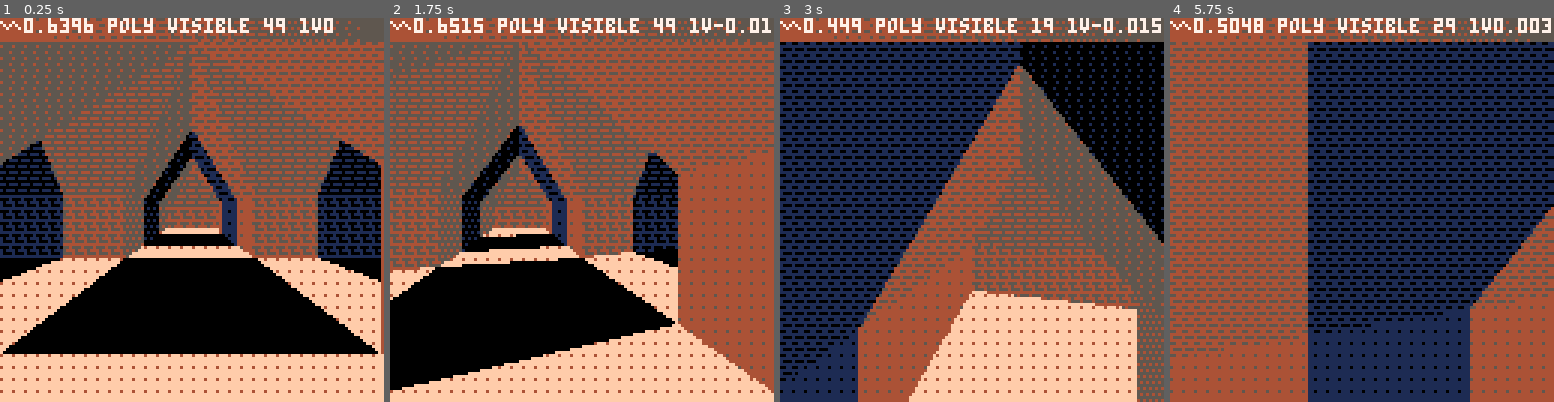
Above: before the commit, frames 1-4 (left to right).
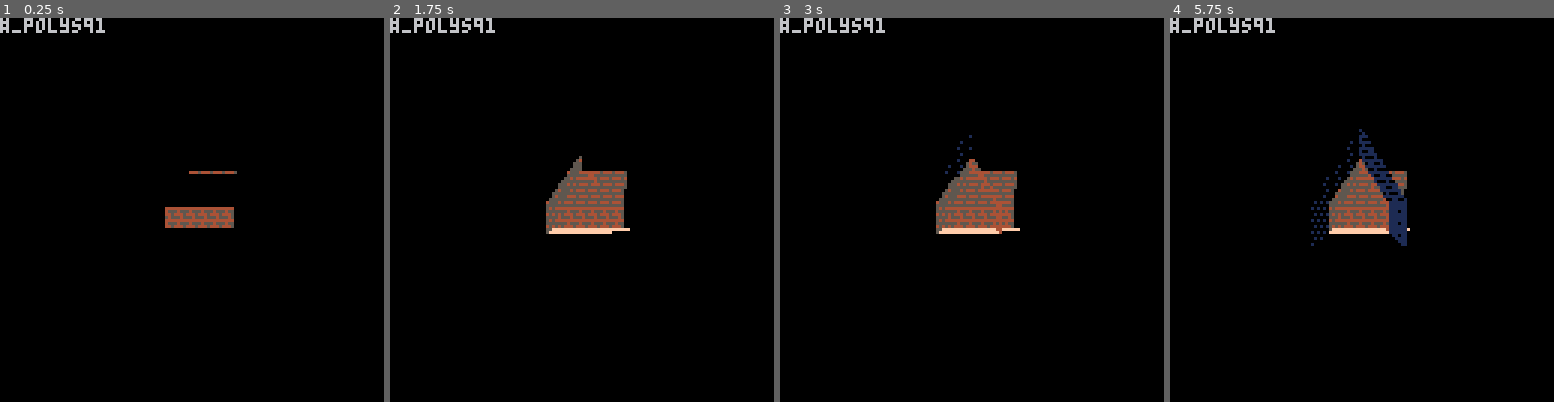
Above: after the commit, the same moments.

Repository: yourykiki/pico8
Game: PICO-8 cartridge temple.p8
Two runs of this game, one before a commit and one after it. Both use one fixed random seed, a clock stepped at 60 frames per second and the inputs below.
Inputs:
- Up to frame 1 (0.25 s): no input
- Up to frame 2 (1.75 s): hold Right from 1.6 s (still down)
- Up to frame 3 (3 s): release Right at 2.1 s; hold Up 2.15-2.42 s; hold Right from 2.47 s (still down)
- Up to frame 4 (5.75 s): release Right at 3.03 s; hold Left 3.08-3.58 s; hold Down 3.63-3.97 s; hold Right 4.02-4.68 s; hold Up 4.73-5.03 s; hold Left 5.08-5.68 s; hold Down from 5.73 s (still down)

The runs differ from the first frame. In frame 1, 76% of the frame differs, in the area x 0-100%, y 0-100%; in frame 2, 78%; in frame 3, 77%; in frame 4, 86%.

Commit message:
real polyfill

Diff:
--- a/temple.p8
+++ b/temple.p8
@@ -474,8 +474,8 @@
 -- flip()
 end
 
--- @fred72 polyfill
-function polyfill(v,c)
+-- @fred72 polytex->polyfill
+function polyfill_(v,c)
  local p0,nodes=v[#v],{}
  local x0,y0=p0[1],p0[2]
  for i=1,#v do
@@ -511,6 +511,40 @@
   end
   x0,y0=_x1,_y1
  end
+end
+
+-- @fred72 polyfill
+function polyfill(p,col)
+	color(col)
+	local p0,nodes=p[#p],{}
+	local x0,y0=p0[1],p0[2]
+
+	for i=1,#p do
+		local p1=p[i]
+		local x1,y1=p1[1],p1[2]
+		-- backup before any swap
+		local _x1,_y1=x1,y1
+		if(y0>y1) x1=x0 y1=y0 x0=_x1 y0=_y1
+		-- exact slope
+		local dx=(x1-x0)/(y1-y0)
+		if(y0<-64) x0-=(y0+64)*dx y0=-64
+		-- subpixel shifting (after clipping)
+		local cy0=ceil(y0)--y0\1+1
+		x0+=(cy0-y0)*dx
+		for y=cy0,min(flr(y1),127) do
+			local x=nodes[y]
+			if x then
+				rectfill(x,y,x0,y)
+				flip()
+			else
+				nodes[y]=x0
+			end
+			x0+=dx
+		end
+		-- next vertex
+		x0=_x1
+		y0=_y1
+	end
 end
 -->8
 -- @fred72 3d utils and more
